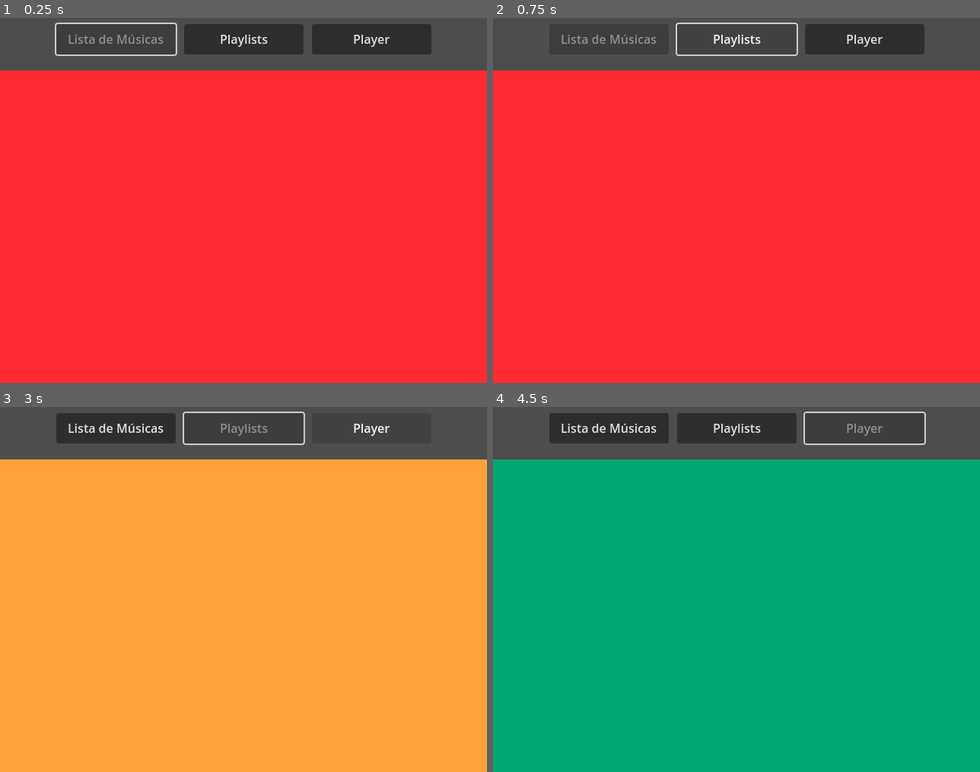
Above: before the commit, frames 1-4 (two rows, left to right).
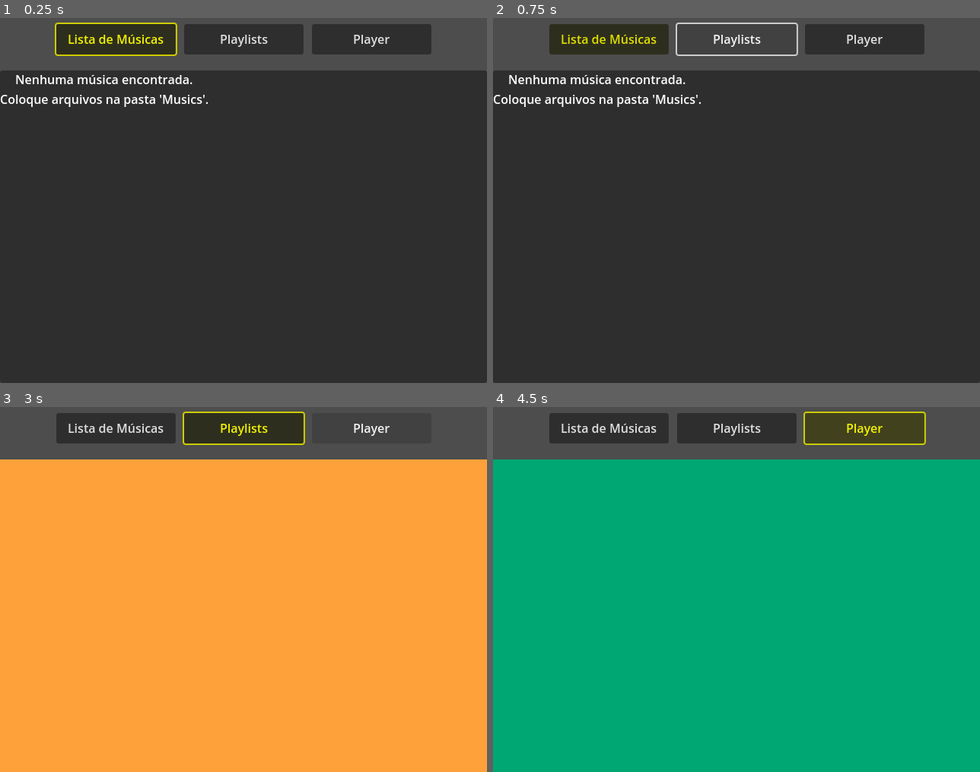
Above: after the commit, the same moments.

Repository: AlexYagam1/MusicPlayer-R36S
Game: Godot game, scene res://Scenes/main.tscn
The game is run twice, just before and just after one commit, with the same random seed, the same clock (stepped at 60 frames per second) and the same inputs.
Inputs (mouse positions are in pixels of both pictures, inside the frame that each line leads up to):
- Up to frame 1 (0.25 s): no input
- Up to frame 2 (0.75 s): click "Playlists" at 0.5 s
- Up to frame 3 (3 s): click (116, 428) at 1.25 s, where only the run after the commit has a clickable "Lista de Músicas"; click "Player" at 2 s; tap Enter (ui_accept) at 2.75 s; hold E (Right_Tab) from 2.78 s (still down); hold Enter (ui_accept) from 2.78 s (still down)
- Up to frame 4 (4.5 s): release E (Right_Tab) at 3.53 s; release Enter (ui_accept) at 3.53 s; hold Down (ui_down) 3.53-4.28 s; tap Enter (ui_accept) at 3.6, 3.77, 4.07, 4.25 s; hold E (Right_Tab) from 4.28 s (still down); hold Enter (ui_accept) from 4.28 s (still down)

The runs differ from the first frame. In frame 1, 88% of the frame differs, in the area x 0-100%, y 1-100%; in frame 2, 88%; in frame 3, 2.3%; in frame 4, 2.3%.

Commit message:
update 1

Diff:
--- a/Scenes/main.tscn
+++ b/Scenes/main.tscn
@@ -1,6 +1,7 @@
-[gd_scene load_steps=2 format=3 uid="uid://beny5gbiu54xx"]
+[gd_scene load_steps=3 format=3 uid="uid://beny5gbiu54xx"]
 
 [ext_resource type="Script" uid="uid://565vfhpu2tri" path="res://Scripts/main.gd" id="1_jjgbg"]
+[ext_resource type="Script" uid="uid://cge3u5u1lg8kj" path="res://Scenes/screen_list.gd" id="2_bo1nx"]
 
 [node name="Main" type="Control"]
 layout_mode = 3
@@ -47,14 +48,27 @@
 grow_horizontal = 2
 grow_vertical = 2
 
-[node name="Screen_List" type="ColorRect" parent="TabContainer"]
+[node name="Screen_List" type="Panel" parent="TabContainer"]
 layout_mode = 1
 anchors_preset = 15
 anchor_right = 1.0
 anchor_bottom = 1.0
 grow_horizontal = 2
 grow_vertical = 2
-color = Color(1, 0.163156, 0.204862, 1)
+script = ExtResource("2_bo1nx")
+
+[node name="ScrollList" type="ScrollContainer" parent="TabContainer/Screen_List"]
+layout_mode = 1
+anchors_preset = -1
+anchor_right = 0.5
+anchor_bottom = 1.0
+offset_right = -3.0
+grow_horizontal = 2
+grow_vertical = 2
+horizontal_scroll_mode = 0
+
+[node name="MusicList" type="VBoxContainer" parent="TabContainer/Screen_List/ScrollList"]
+layout_mode = 2
 
 [node name="Screen_Playlists" type="ColorRect" parent="TabContainer"]
 visible = false
--- /dev/null
+++ b/Scenes/screen_list.gd
@@ -0,0 +1,137 @@
+extends Control
+
+@onready var scroll_container = $ScrollList
+@onready var music_list = $ScrollList/MusicList
+
+var active = false                 # true quando a tela está em foco
+var music_paths = []               # lista de caminhos completos
+var selected_index = -1            # índice do item selecionado
+
+func _ready():
+	scan_music_folder()
+	populate_music_list()
+	if music_paths.size() > 0:
+		selected_index = 0
+		update_selection()
+
+# ---------- SCANNER ----------
+func scan_music_folder():
+	var folder_path = "res://Musics"
+	var dir = DirAccess.open(folder_path)
+	if not dir:
+		var exe_dir = OS.get_executable_path().get_base_dir()
+		folder_path = exe_dir + "/Musics"
+		dir = DirAccess.open(folder_path)
+		if not dir:
+			folder_path = "user://Musics"
+			dir = DirAccess.open(folder_path)
+	if not dir:
+		print("❌ Pasta de músicas não encontrada.")
+		return
+
+	music_paths.clear()
+	dir.list_dir_begin()
+	var file_name = dir.get_next()
+	while file_name != "":
+		if not dir.current_is_dir() and _is_audio_file(file_name):
+			music_paths.append(folder_path + "/" + file_name)
+		file_name = dir.get_next()
+	dir.list_dir_end()
+	music_paths.sort()
+	print("✅ ", music_paths.size(), " músicas encontradas.")
+
+func _is_audio_file(filename: String) -> bool:
+	var ext = filename.get_extension().to_lower()
+	return ext in ["mp3", "ogg", "wav", "flac"]
+
+# ---------- POPULAÇÃO ----------
+func populate_music_list():
+	for child in music_list.get_children():
+		child.queue_free()
+
+	if music_paths.size() == 0:
+		var label = Label.new()
+		label.text = "Nenhuma música encontrada.\nColoque arquivos na pasta 'Musics'."
+		label.horizontal_alignment = HORIZONTAL_ALIGNMENT_CENTER
+		label.vertical_alignment = VERTICAL_ALIGNMENT_CENTER
+		music_list.add_child(label)
+		return
+
+	for path in music_paths:
+		var display_name = path.get_file().get_basename()
+		var btn = Button.new()
+		btn.text = display_name
+		btn.size_flags_horizontal = Control.SIZE_EXPAND_FILL
+		btn.custom_minimum_size = Vector2(0, 30)
+		btn.set_meta("music_path", path)
+		# Desativa o foco automático – controlamos tudo manualmente
+		btn.focus_mode = Control.FOCUS_NONE
+		music_list.add_child(btn)
+
+	if music_paths.size() > 0:
+		selected_index = 0
+		update_selection()
+
+# ---------- NAVEGAÇÃO ----------
+func update_selection():
+	for i in range(music_list.get_child_count()):
+		var child = music_list.get_child(i)
+		if child is Button:
+			child.modulate = Color(1, 1, 0) if i == selected_index else Color(1, 1, 1)
+
+func navigate(delta: int):
+	if music_paths.size() == 0:
+		return
+	var new_index = selected_index + delta
+	# Wrap‑around
+	if new_index < 0:
+		new_index = music_paths.size() - 1
+	elif new_index >= music_paths.size():
+		new_index = 0
+	selected_index = new_index
+	update_selection()
+	_ensure_selected_visible()
+
+func _ensure_selected_visible():
+	if music_list.get_child_count() == 0:
+		return
+	var selected_button = music_list.get_child(selected_index)
+	if selected_button:
+		var vp_height = scroll_container.size.y
+		var btn_pos = selected_button.position.y
+		var btn_height = selected_button.size.y
+		var current_scroll = scroll_container.scroll_vertical
+		if btn_pos < current_scroll:
+			scroll_container.scroll_vertical = btn_pos
+		elif btn_pos + btn_height > current_scroll + vp_height:
+			scroll_container.scroll_vertical = btn_pos + btn_height - vp_height
+
+# ---------- INPUT (só ativo quando active == true) ----------
+func _input(event):
+	if not active:
+		return
+
+	# Navegação com setas
+	if event.is_action_pressed("ui_down"):
+		navigate(1)
+		get_viewport().set_input_as_handled()
+	elif event.is_action_pressed("ui_up"):
+		navigate(-1)
+		get_viewport().set_input_as_handled()
+
+	# Seleção com A (ui_accept)
+	if event.is_action_pressed("ui_accept"):
+		if selected_index >= 0 and selected_index < music_paths.size():
+			var path = music_paths[selected_index]
+			print("🎵 Selecionada: ", path)
+			# Aqui você chamará a reprodução e/ou mudará para a tela Player
+		get_viewport().set_input_as_handled()
+
+# ---------- CHAMADOS PELO MAIN ----------
+func on_enter_screen():
+	active = true
+	update_selection()
+	_ensure_selected_visible()
+
+func on_exit_screen():
+	active = false
--- a/Scripts/main.gd
+++ b/Scripts/main.gd
@@ -1,7 +1,5 @@
 extends Control
 
-# Referências aos nós
-@onready var tab_bar = $SuperiorMenu
 @onready var tab_buttons = [
 	$SuperiorMenu/TabButton_List,
 	$SuperiorMenu/TabButton_Playlists,
@@ -13,68 +11,75 @@
 	$TabContainer/Screen_Player
 ]
 
-var current_tab = 0  # 0=Lista, 1=Playlists, 2=Player
-var focus_on_tabs = true  # true quando o foco está nos botões de aba, false quando está no conteúdo da tela
+var current_tab = 0
+var focus_on_tabs = true   # true = foco nas abas, false = foco na tela atual
 
 func _ready():
-	# Configurar inicial
+	# Desativa a navegação automática por setas entre os botões das abas
+	for btn in tab_buttons:
+		btn.focus_neighbor_left = NodePath()
+		btn.focus_neighbor_right = NodePath()
+		btn.focus_neighbor_top = NodePath()
+		btn.focus_neighbor_bottom = NodePath()
+		btn.focus_mode = Control.FOCUS_ALL
+
 	update_tab_visibility()
-	# Dar foco ao primeiro botão da tab bar
 	tab_buttons[0].grab_focus()
 	focus_on_tabs = true
 
 func _input(event):
-	# Navegação com L1/R1 (Left_Tab / Right_Tab)
+	# Troca de abas com L1/R1
 	if event.is_action_pressed("Left_Tab"):
-		# Só muda se estiver com foco nas abas, mas pode mudar sempre
-		# Vamos permitir mudar a aba mesmo se estiver no conteúdo, mas sem perder o foco?
-		# Melhor: se estiver no conteúdo, ao mudar a aba, o foco volta para as abas.
-		# Vamos implementar isso.
 		switch_tab(-1)
 		get_viewport().set_input_as_handled()
 	elif event.is_action_pressed("Right_Tab"):
 		switch_tab(1)
 		get_viewport().set_input_as_handled()
 
-	# Botão A (ui_accept): se foco nas abas, desce para o conteúdo da tela atual
+	# Bloqueia as setas quando o foco está nas abas
+	if focus_on_tabs and (event.is_action_pressed("ui_up") or
+						  event.is_action_pressed("ui_down") or
+						  event.is_action_pressed("ui_left") or
+						  event.is_action_pressed("ui_right")):
+		get_viewport().set_input_as_handled()
+		return
+
+	# A: se foco nas abas → desce para a tela
 	if event.is_action_pressed("ui_accept") and focus_on_tabs:
-		# Move o foco para o primeiro elemento da tela atual (se houver)
-		# Por enquanto, apenas mudamos o estado do foco para o conteúdo
 		focus_on_tabs = false
-		# Aqui podemos dar foco a algum nó dentro da tela, mas como ainda não temos,
-		# vamos apenas liberar o foco para não ficar em nenhum botão.
-		# Opcional: podemos desabilitar o foco dos botões?
-		# Vamos colocar o foco em um nó dummy dentro da tela, ou simplesmente
-		# perder o foco. Mas por enquanto, vamos apenas mostrar uma mensagem.
-		print("Entrou na tela ", current_tab)
+		var current_screen = screens[current_tab]
+		if current_screen.has_method("on_enter_screen"):
+			current_screen.on_enter_screen()
 		get_viewport().set_input_as_handled()
 
-	# Botão B (ui_cancel): se estiver no conteúdo, volta para as abas
+	# B: se foco na tela → volta para as abas
 	if event.is_action_pressed("ui_cancel") and not focus_on_tabs:
 		focus_on_tabs = true
+		var current_screen = screens[current_tab]
+		if current_screen.has_method("on_exit_screen"):
+			current_screen.on_exit_screen()
 		tab_buttons[current_tab].grab_focus()
-		print("Voltou para as abas")
 		get_viewport().set_input_as_handled()
 
 func switch_tab(delta):
 	var new_tab = current_tab + delta
 	if new_tab < 0 or new_tab > 2:
-		return  # não wrappamos? Pode wrappar se quiser
+		return
 	current_tab = new_tab
 	update_tab_visibility()
-	# Se o foco estiver nas abas, atualiza o botão focado
+
 	if focus_on_tabs:
 		tab_buttons[current_tab].grab_focus()
 	else:
-		# Se estiver no conteúdo, ao mudar de aba, forçamos o foco voltar para as abas
+		# Se estava dentro de uma tela, ao trocar de aba, volta para as abas
 		focus_on_tabs = true
 		tab_buttons[current_tab].grab_focus()
 
 func update_tab_visibility():
-	# Esconde todas as telas, mostra apenas a atual
+	# Mostra/esconde as telas
 	for i in range(screens.size()):
 		screens[i].visible = (i == current_tab)
-	# Atualiza o estilo dos botões (opcional)
+
+	# Destaque visual da aba ativa
 	for i in range(tab_buttons.size()):
-		tab_buttons[i].disabled = (i == current_tab)  # desabilita o botão ativo para não clicar nele?
-		# Ou usa pressed? Melhor usar um tema diferente.
+		tab_buttons[i].modulate = Color(1, 1, 0) if i == current_tab else Color(1, 1, 1)
Not shown, added: Scenes/screen_list.gd.uid
Not shown, changed: .gitignore
Not shown, added: Exports/Music Player for R36S/MusicPlayer.sh
